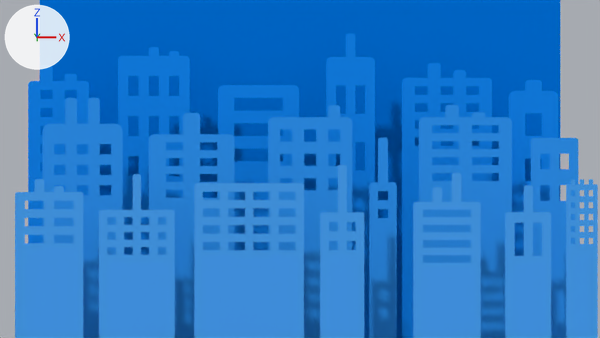
A saved change to the Blender file files/blend/background-city.blend.
One viewpoint serves both versions: the file's camera 'Camera'. Every picture has the same lights, and +X, +Y and +Z are marked at upper left. The picture after the commit comes second.

Objects in the first picture: 'Background-2', 'Background-3', 'Background-4', 'Background-5'.
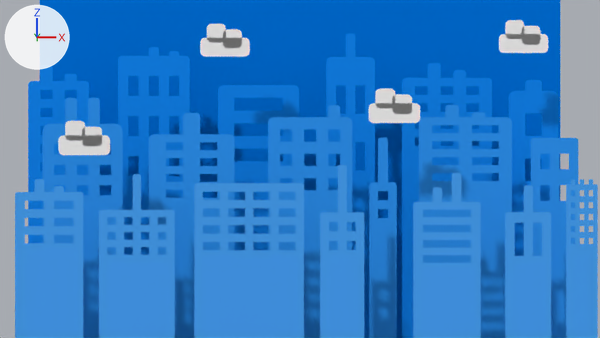
Where the change shows, as pixel boxes (x1, y1, x2, y2) in the pictures (600 x 338 px):
'Clouds', added: after (58, 20, 548, 155)

Patch to the scene script:
```diff
--- a/files/blend/background-city.blend.py
+++ b/files/blend/background-city.blend.py
@@ mat_white @@
+mat_white = principled_material('white')
+mat_white.base_color = (1.0, 1.0, 1.0)  # white #ffffff
@@ me_cube_001 @@
+me_cube_001.from_pydata(...)  # 192 vertices, 12 faces; spans x -0.406..0.437, y 0.1..0.2, z 0.023..0.262
+me_cube_001.materials.append(mat_white)  # white #ffffff
@@ ob_clouds @@
+ob_clouds = bpy.data.objects.new('Clouds', me_cube_001)
+ob_clouds.location = (0.0, 0.0, 0.0)
```
